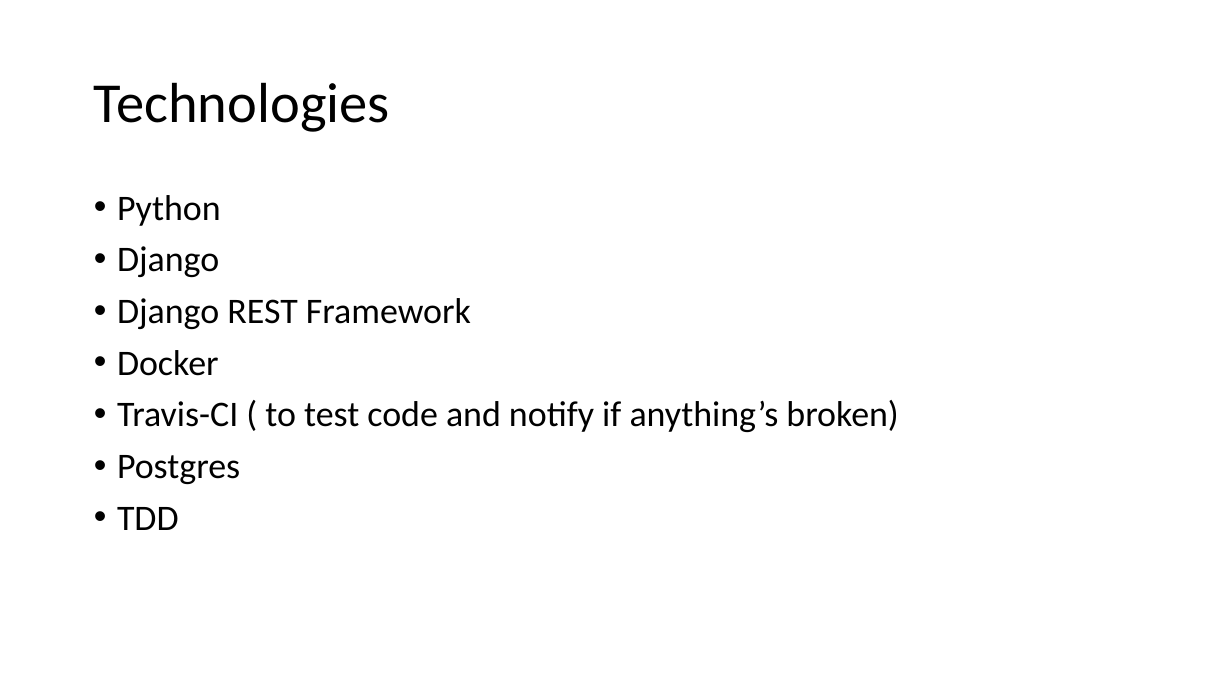
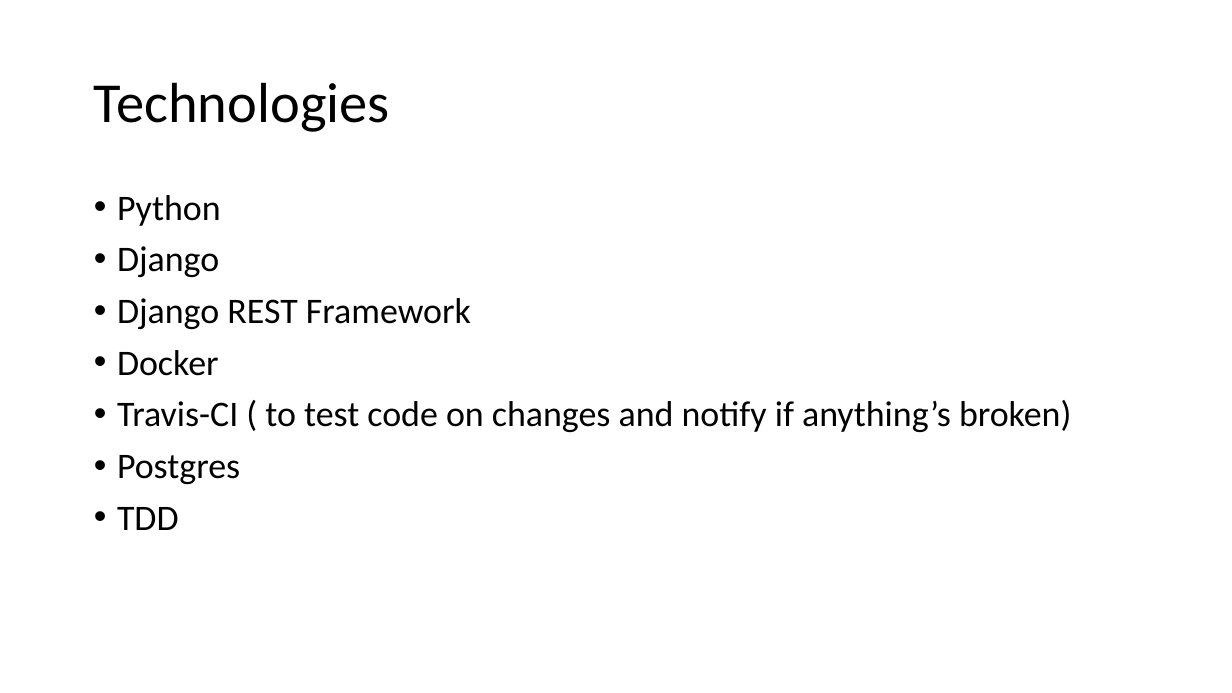
Before and after one commit to Smit24-git/recipe-app-api, a slide deck: slide 3 of Advance Django setup.pptx. Drawn at 1232x693 pixels with LibreOffice and Linux fonts; fonts in the diff are those of the drawing. Boxes give left, top, right and bottom in pixels: in the first picture for what was removed or moved away, otherwise in the second. Text is boxed around its words. In the diff, an @@ line names an element or a change of style, - is before the commit and + after.

Commit message:
Added flake8 and travis ci conf.

```diff
--- a/Advance Django setup.pptx
+++ b/Advance Django setup.pptx
@@ text at [117, 400, 1071, 432]: text changed @@
-• Travis-CI ( to test code and notify if anything’s broken)
+• Travis-CI ( to test code on changes and notify if anything’s broken)
```
Also in this commit, not shown: 1 slide added, 3 other files.
